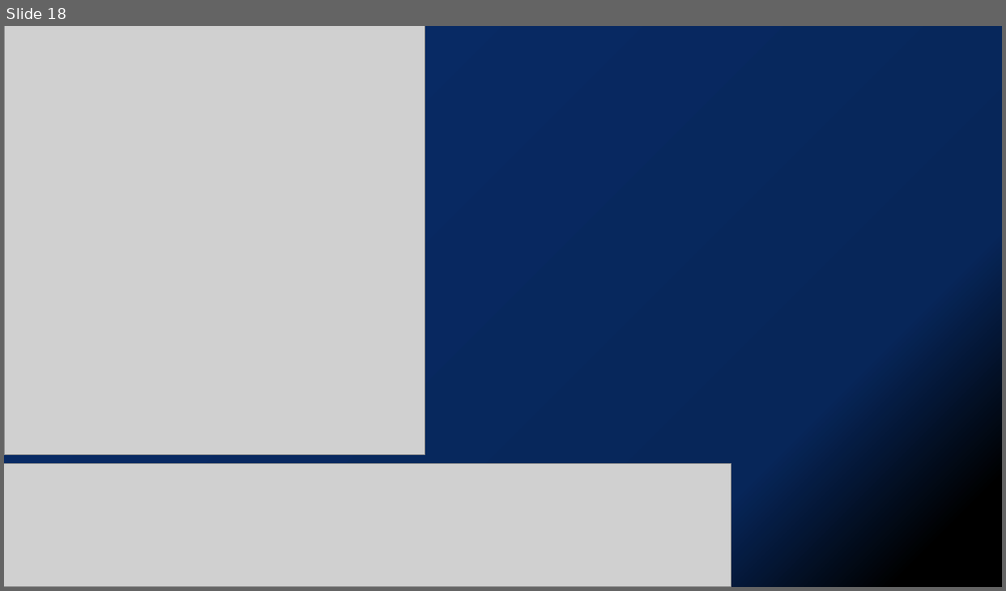
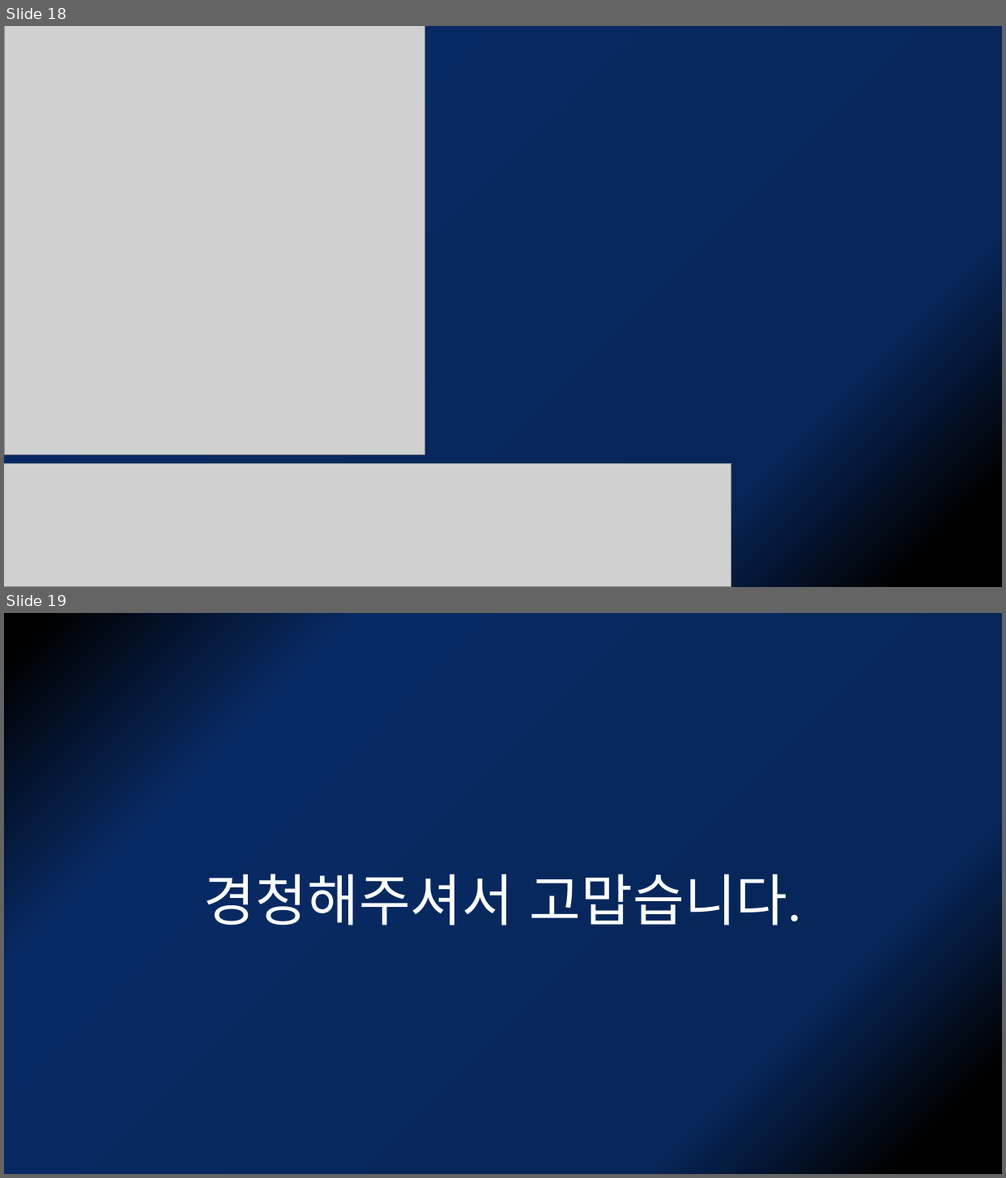
Before and after one commit to kjfdf/lecture, a slide deck: SNUH 심포지엄-유일한.pptx. Shown one above the other, each under a label of ours: slide 18 before the commit, slides 18 and 19 after it. The pictures are 1006x591 and 1006x1178 pixels, drawn with LibreOffice and Linux fonts; fonts in the diff are those of the drawing; grey boxes stand for pictures. Boxes give left, top, right and bottom in pixels: in the first picture for what was removed or moved away, otherwise in the second. Text is boxed around its words. In the diff, an @@ line names an element or a change of style, - is before the commit and + after.

```diff
--- a/SNUH 심포지엄-유일한.pptx
+++ b/SNUH 심포지엄-유일한.pptx
@@ slide 19 added at bbox=[4, 613, 1002, 1174], background gradient #000000 to #072659 to #082A64 @@
@@ text added at bbox=[204, 874, 802, 926], 54 pt, text #FFFFFF @@
+경청해주셔서 고맙습니다.
```
Also in this commit, not shown: 1 slide changed, 1 other slide added, 1 slide removed.
